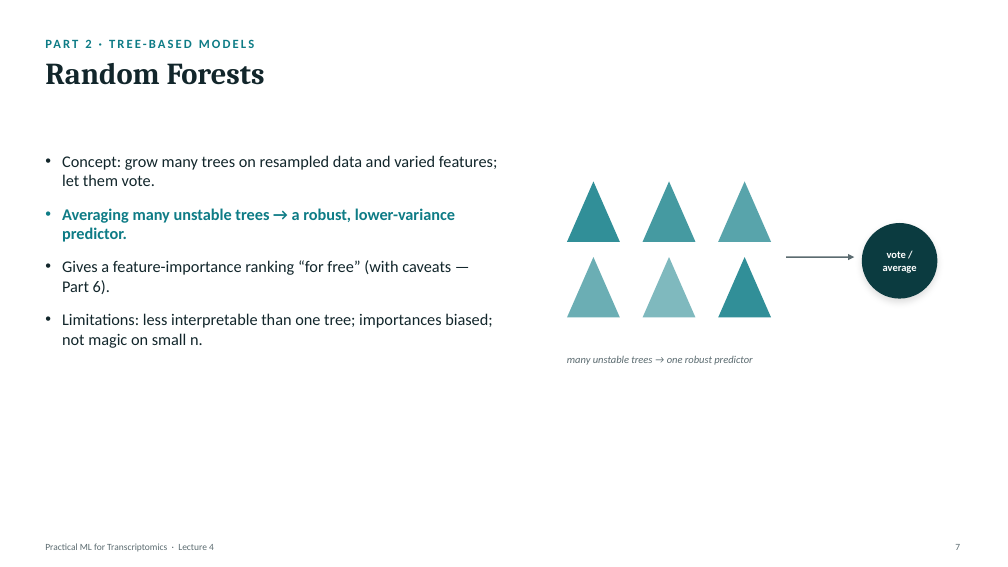
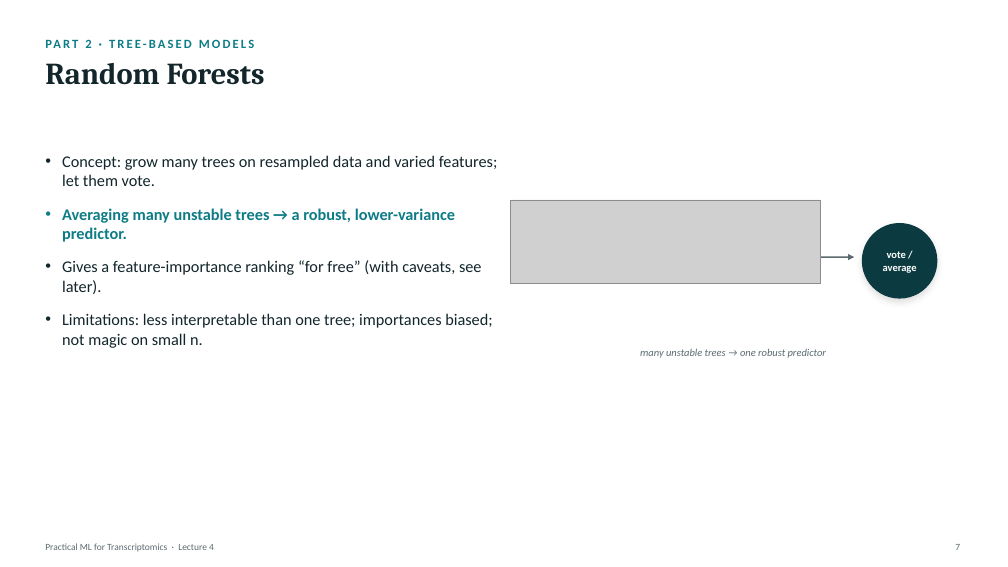
Before and after one commit to zhanyinx/ml26, a slide deck: slide 7 of lessons/lesson04_model_validation/theory/slides/Lecture4 - Model Improvement, Validation, and Interpretation.pptx. Drawn at 1008x567 pixels with LibreOffice and Linux fonts; fonts in the diff are those of the drawing; grey boxes stand for pictures. Boxes give left, top, right and bottom in pixels: in the first picture for what was removed or moved away, otherwise in the second. Text is boxed around its words. In the diff, an @@ line names an element or a change of style, - is before the commit and + after.

```diff
--- a/lessons/lesson04_model_validation/theory/slides/Lecture4 - Model Improvement, Validation, and Interpretation.pptx
+++ b/lessons/lesson04_model_validation/theory/slides/Lecture4 - Model Improvement, Validation, and Interpretation.pptx
@@ picture added at <box>511,200,820,284</box> @@
@@ triangle removed at <box>567,181,620,242</box> @@
@@ triangle removed at <box>643,181,696,242</box> @@
@@ triangle removed at <box>718,181,771,242</box> @@
@@ text at <box>62,260,482,294</box>: text changed @@
-• Gives a feature-importance ranking “for free” (with caveats — Part 6).
+• Gives a feature-importance ranking “for free” (with caveats, see later).
@@ triangle removed at <box>567,257,620,318</box> @@
@@ triangle removed at <box>643,257,696,318</box> @@
@@ triangle removed at <box>718,257,771,318</box> @@
@@ text "many unstable trees → one ...": place and size @@
-text "many unstable trees → one ..." at <box>567,355,752,365</box>
+text "many unstable trees → one ..." at <box>640,348,826,358</box>
```
Also in this commit, not shown: 18 other slides changed, 4 slides added, 4 slides removed.
